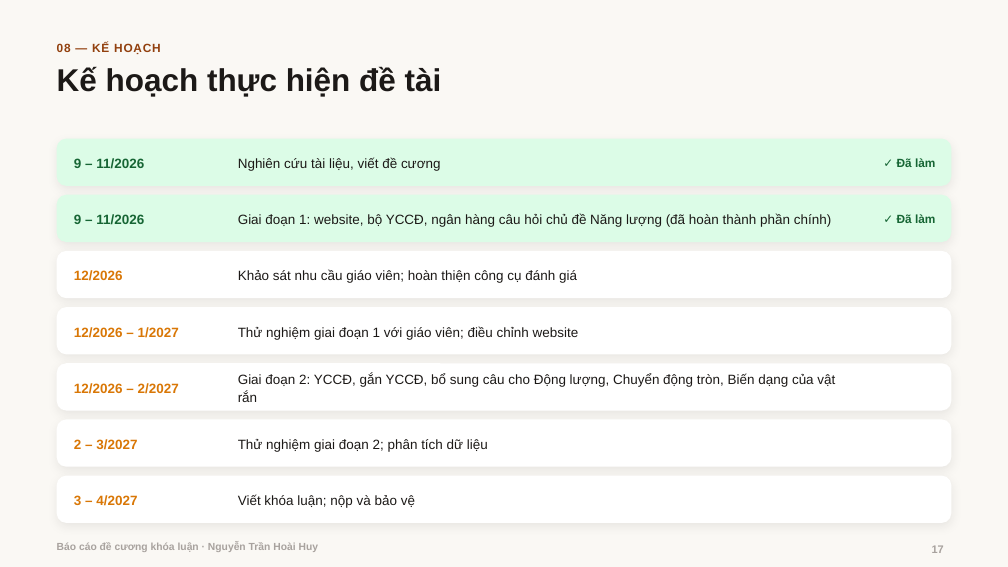
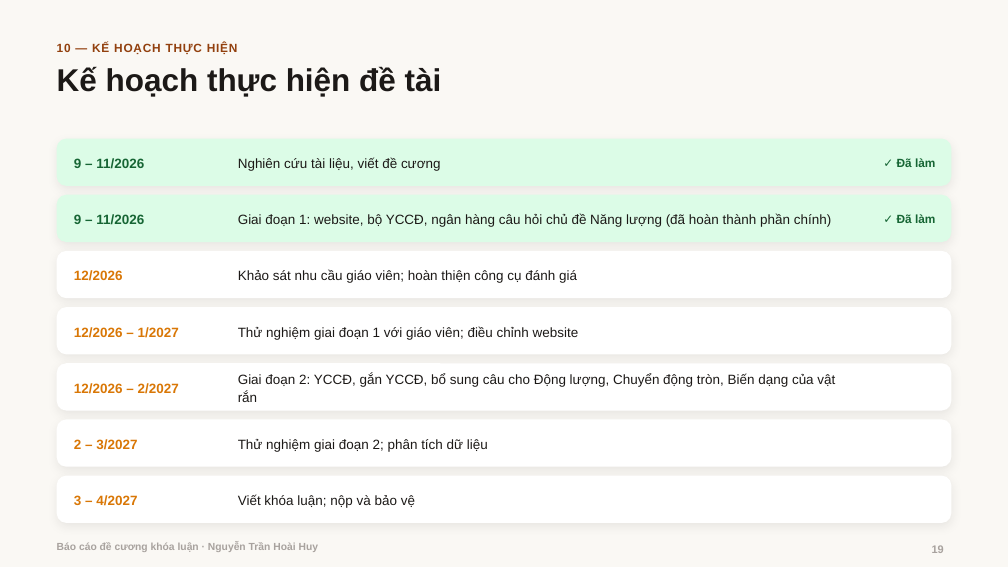
Before and after one commit to hoaihuy2609/kltn, a slide deck: slide 19 of tai-ve/Bao_cao_de_cuong.pptx (slide 17 before the commit). Drawn at 1008x567 pixels with LibreOffice and Linux fonts; fonts in the diff are those of the drawing; background and template pictures are left out. Boxes give left, top, right and bottom in pixels: in the first picture for what was removed or moved away, otherwise in the second. Text is boxed around its words. In the diff, an @@ line names an element or a change of style, - is before the commit and + after.

```diff
--- a/tai-ve/Bao_cao_de_cuong.pptx
+++ b/tai-ve/Bao_cao_de_cuong.pptx
@@ text at (57, 43, 238, 54): text changed @@
-08 — KẾ HOẠCH
+10 — KẾ HOẠCH THỰC HIỆN
@@ page number at (932, 545, 944, 553): text changed @@
-17
+19
```
Also in this commit, not shown: 15 other slides changed, 2 slides added, 16 other files.
